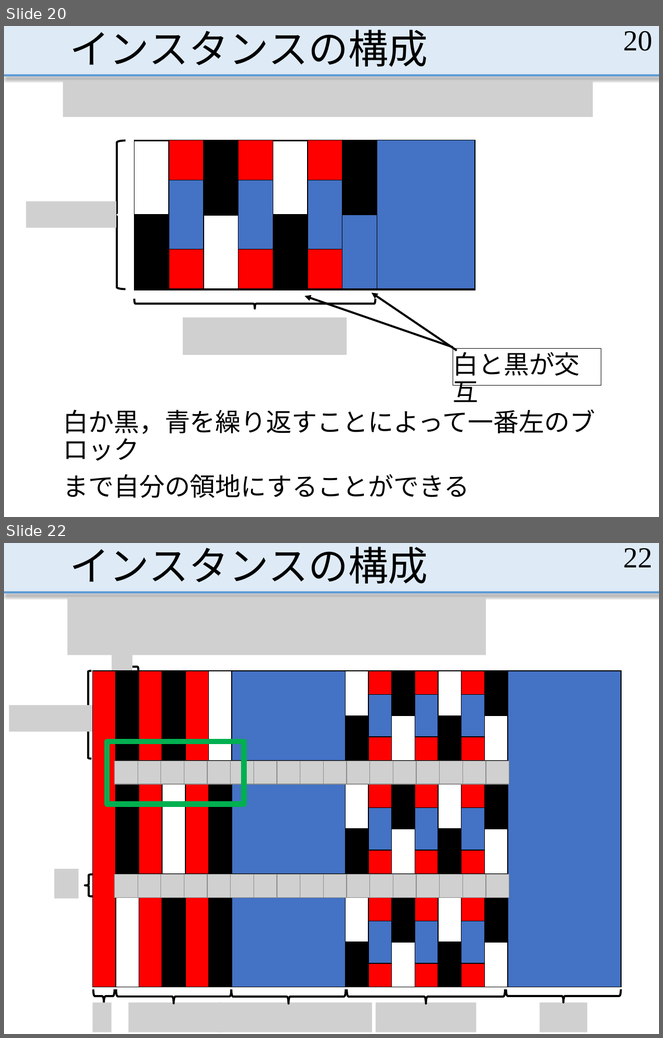
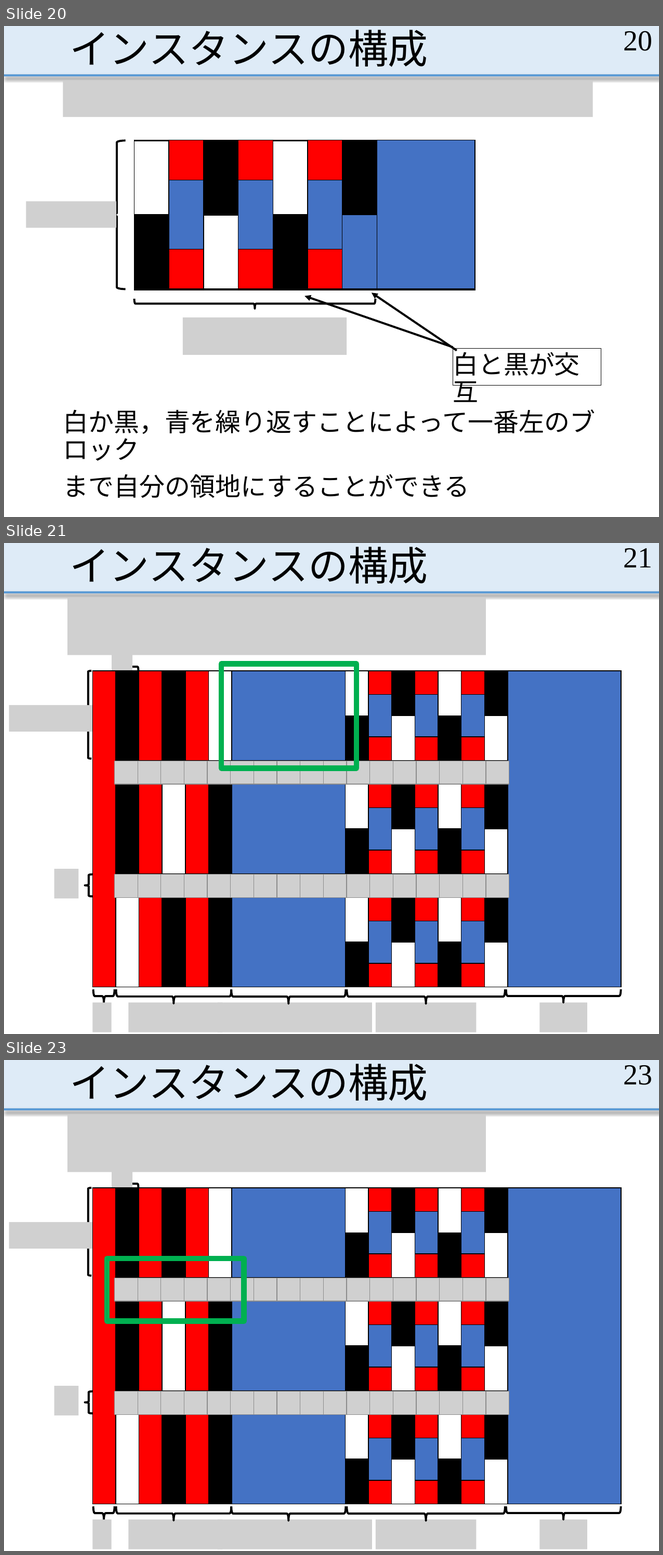
Before and after one commit to MasayaOda/SR, a slide deck: 190513oda.pptx. Shown one above the other, each under a label of ours: slides 20 and 22 before the commit, slides 20, 21 and 23 after it; the slides between them are not shown. The pictures are 663x1038 and 663x1555 pixels, drawn with LibreOffice and Linux fonts; fonts in the diff are those of the drawing; grey boxes stand for pictures. Boxes give left, top, right and bottom in pixels: in the first picture for what was removed or moved away, otherwise in the second. Text is boxed around its words. In the diff, an @@ line names an element or a change of style, - is before the commit and + after.

```diff
--- a/190513oda.pptx
+++ b/190513oda.pptx
@@ slide 21 added at [4,543,659,1034], background #FFFFFF; not listed: 2 template elements that a slide beside it also shows @@
@@ title added at [70,547,428,584], 44 pt, text #000000 @@
+インスタンスの構成
@@ page number added at [623,548,652,567], 32 pt, text #000000 @@
+21
@@ picture added at [67,598,486,655] @@
@@ picture added at [112,644,132,671] @@
@@ left brace added at [116,663,139,670], outline #000000 2.25 pt @@
@@ rectangle added at [221,664,357,768], outline #00B050 6 pt @@
@@ left brace added at [85,671,91,759], outline #000000 2.25 pt @@
@@ table added at [92,671,617,987], 14 rows, 15 columns @@
+ |  |  |  |  |  |  |  |  |  |  |  |  |  | 
+ |  |  |  |  |  |  |  |  |  |  |  |  |  | 
+ |  |  |  |  |  |  |  |  |  |  |  |  |  | 
+ |  |  |  |  |  |  |  |  |  |  |  |  |  | 
+ |  |  |  |  |  |  |  |  |  |  |  |  |  | 
+ |  |  |  |  |  |  |  |  |  |  |  |  |  | 
+ |  |  |  |  |  |  |  |  |  |  |  |  |  | 
+ |  |  |  |  |  |  |  |  |  |  |  |  |  | 
+ |  |  |  |  |  |  |  |  |  |  |  |  |  | 
+ |  |  |  |  |  |  |  |  |  |  |  |  |  | 
+ |  |  |  |  |  |  |  |  |  |  |  |  |  | 
+ |  |  |  |  |  |  |  |  |  |  |  |  |  | 
+ |  |  |  |  |  |  |  |  |  |  |  |  |  | 
+ |  |  |  |  |  |  |  |  |  |  |  |  |  | 
@@ picture added at [9,705,100,732] @@
@@ group added at [115,761,509,784]: 17 pictures @@
@@ picture added at [54,869,79,899] @@
@@ left brace added at [85,875,92,897], outline #000000 2.25 pt @@
@@ group added at [115,875,509,898]: 17 pictures @@
@@ left brace added at [93,990,114,1003], outline #000000 2.25 pt @@
@@ left brace added at [116,990,231,1004], outline #000000 2.25 pt @@
@@ left brace added at [232,990,346,1004], outline #000000 2.25 pt @@
@@ left brace added at [347,990,505,1004], outline #000000 2.25 pt @@
@@ left brace added at [506,990,621,1003], outline #000000 2.25 pt @@
@@ picture added at [92,1003,112,1032] @@
@@ picture added at [128,1003,223,1032] @@
@@ picture added at [218,1003,372,1032] @@
@@ picture added at [375,1003,476,1032] @@
@@ picture added at [540,1003,588,1032] @@
@@ what was slide 22 is now slide 23 @@
@@ page number at [623,1065,652,1085]: text changed @@
-22
+23
```
Also in this commit, not shown: 8 slides changed.
